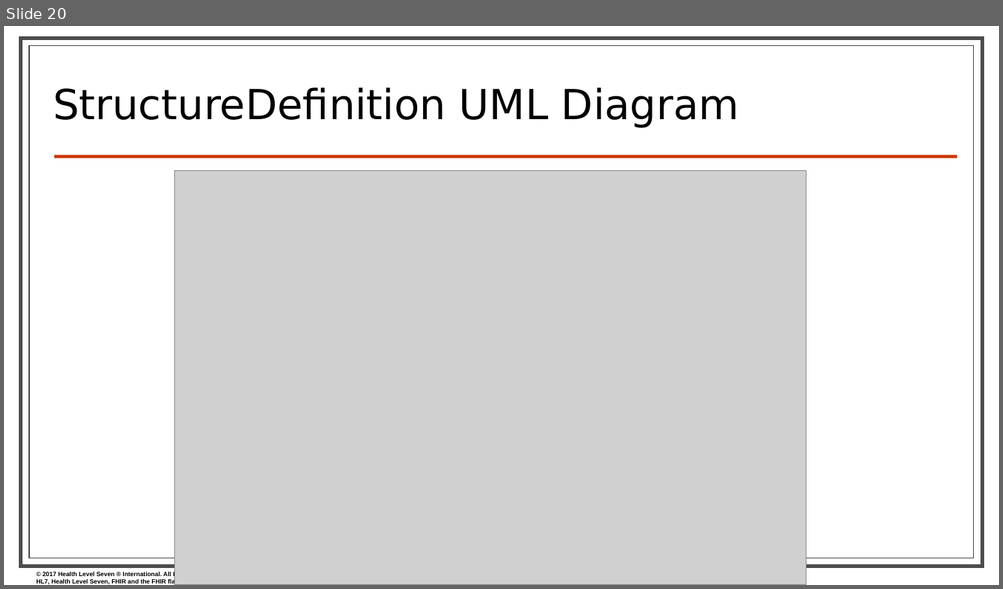
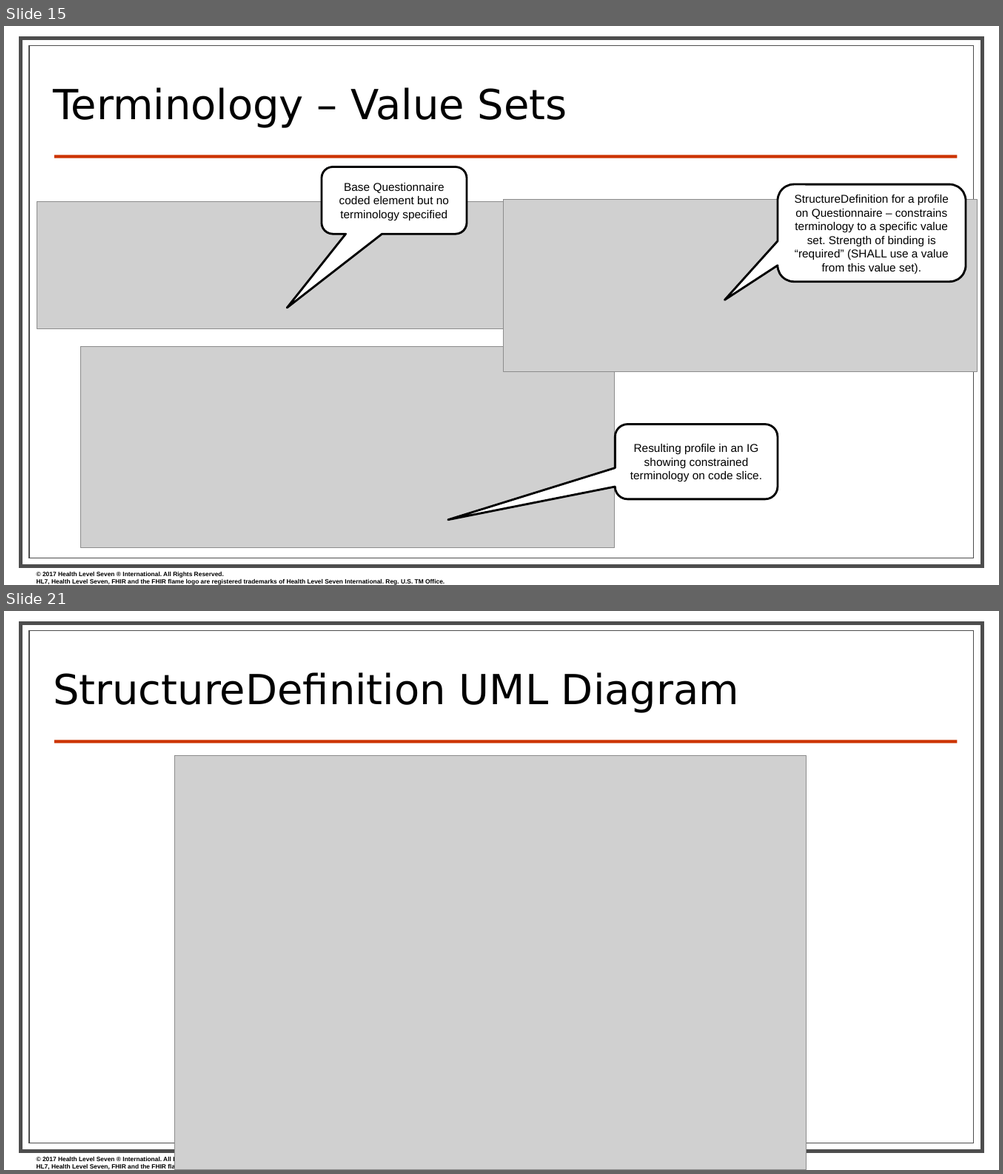
Before and after one commit to FHIR/documents, a slide deck: presentations/2019-09 IG Training/FHIR Profiling - Sarah.pptx. Shown one above the other, each under a label of ours: slide 20 before the commit, slides 15 and 21 after it; the slides between them are not shown. The pictures are 1003x589 and 1003x1174 pixels, drawn with LibreOffice and Linux fonts; fonts in the diff are those of the drawing; grey boxes stand for pictures; background and template pictures are left out. Boxes give left, top, right and bottom in pixels: in the first picture for what was removed or moved away, otherwise in the second. Text is boxed around its words. In the diff, an @@ line names an element or a change of style, - is before the commit and + after.

```diff
--- a/presentations/2019-09 IG Training/FHIR Profiling - Sarah.pptx
+++ b/presentations/2019-09 IG Training/FHIR Profiling - Sarah.pptx
@@ slide 15 added at (4, 26, 999, 585), background #FFFFFF; not listed: 4 template elements that a slide beside it also shows @@
@@ title added at (53, 87, 567, 128), 40 pt, text #000000 @@
+Terminology – Value Sets
@@ rounded speech box added at (322, 167, 467, 234), fill #FFFFFF, outline #000000 2 pt, 11 pt, text #000000 @@
+Base Questionnaire coded element but no terminology specified
@@ picture added at (37, 201, 606, 329) @@
@@ picture added at (504, 200, 978, 372) @@
@@ rounded speech box added at (778, 184, 966, 282), fill #FFFFFF, outline #000000 2 pt, 11 pt, text #000000 @@
+StructureDefinition for a profile on Questionnaire – constrains terminology to a specific value set. Strength of binding is “required” (SHALL use a value from this value set).
@@ picture added at (81, 347, 614, 549) @@
@@ rounded speech box added at (615, 424, 778, 500), fill #FFFFFF, outline #000000 2 pt, 11 pt, text #000000 @@
+Resulting profile in an IG showing constrained terminology on code slice.
@@ what was slide 20 is now slide 21 @@
```
Also in this commit, not shown: 11 slides changed, 3 other slides added, 3 slides removed.
